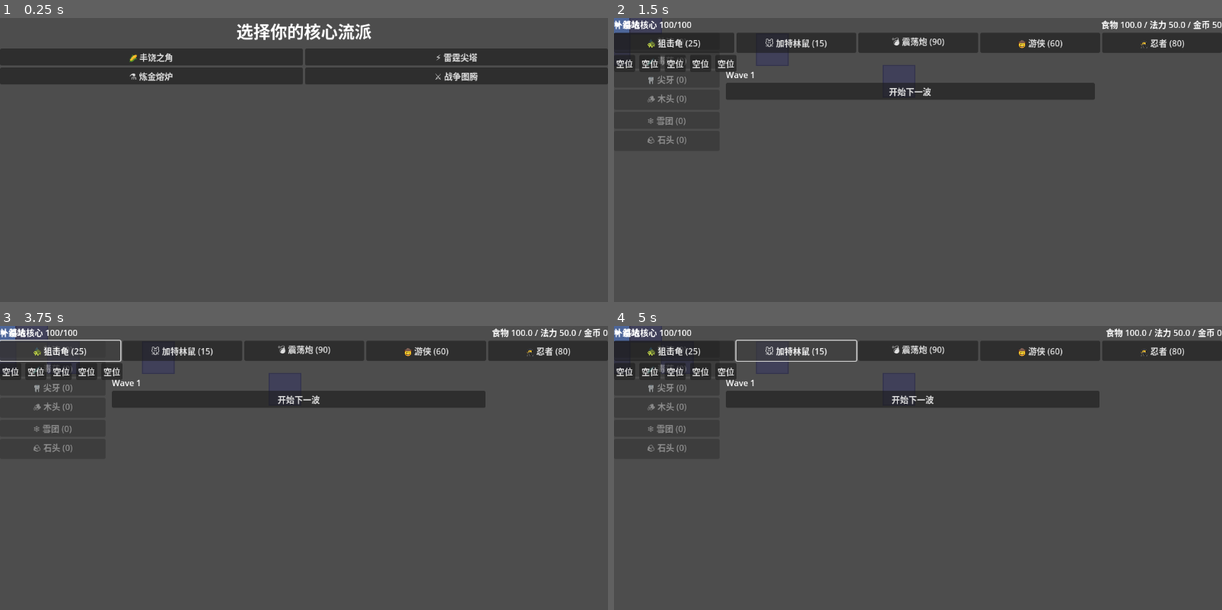
Above: before the commit, frames 1-4 (two rows, left to right).
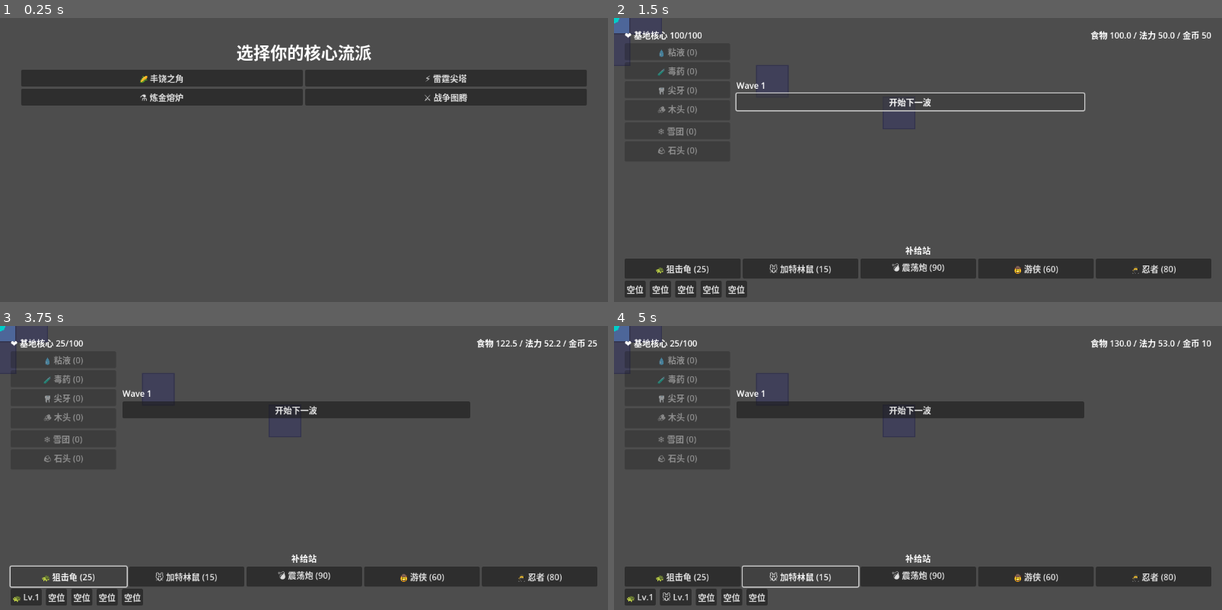
Above: after the commit, the same moments.

Repository: seekerzz/tower-html
Game: Godot game, scene res://Main.tscn
Same seed, same stepped clock (60 frames per second), same inputs: the game is played once before the commit and once after it.
Inputs:
- Up to frame 1 (0.25 s): no input
- Up to frame 2 (1.5 s): click "🌽 丰饶之角" at 0.5 s; click "开始下一波" at 1.25 s
- Up to frame 3 (3.75 s): click "开始下一波" at 2 s; click "开始下一波" at 2.75 s; click "🐢 狙击龟 (25)" at 3.5 s
- Up to frame 4 (5 s): click "🐭 加特林鼠 (15)" at 4.25 s

The runs differ from the first frame. In frame 1, 14% of the frame differs, in the area x 0-100%, y 1-31%; in frame 2, 18%; in frame 3, 19%, in the area x 0-100%, y 0-99%; in frame 4, 18%.

Commit message:
Adjust HUD and shop layout

Diff:
--- a/main.gd
+++ b/main.gd
@@ -183,6 +183,10 @@
     selection.name = "Selection"
     selection.anchor_right = 1
     selection.anchor_bottom = 1
+    selection.offset_left = 40
+    selection.offset_top = 40
+    selection.offset_right = -40
+    selection.offset_bottom = -40
     var vbox := VBoxContainer.new()
     vbox.anchor_right = 1
     vbox.anchor_bottom = 1
@@ -210,6 +214,9 @@
     var hud := Control.new()
     hud.name = "HUD"
     hud.anchor_right = 1
+    hud.offset_left = 20
+    hud.offset_top = 20
+    hud.offset_right = -20
     hud.size_flags_horizontal = Control.SIZE_EXPAND_FILL
     hud.visible = false
     var hud_box := HBoxContainer.new()
@@ -256,12 +263,18 @@
     var bottom := VBoxContainer.new()
     bottom.name = "Bottom"
     bottom.anchor_right = 1
+    bottom.anchor_top = 1
     bottom.anchor_bottom = 1
+    bottom.offset_left = 20
+    bottom.offset_right = -20
+    bottom.offset_top = -220
+    bottom.offset_bottom = -20
     bottom.size_flags_horizontal = Control.SIZE_EXPAND_FILL
-    bottom.size_flags_vertical = Control.SIZE_EXPAND_FILL
+    bottom.custom_minimum_size = Vector2(0, 200)
     bottom.visible = false
     var shop_label := Label.new()
     shop_label.text = "补给站"
+    shop_label.horizontal_alignment = HORIZONTAL_ALIGNMENT_CENTER
     bottom.add_child(shop_label)
     var shop_grid := GridContainer.new()
     shop_grid.name = "ShopGrid"
@@ -280,6 +293,8 @@
     tooltip.name = "Tooltip"
     tooltip.visible = false
     tooltip.mouse_filter = Control.MOUSE_FILTER_IGNORE
+    tooltip.offset_left = 16
+    tooltip.offset_top = 16
     ui.add_child(tooltip)
     els["tooltip"] = tooltip
 
